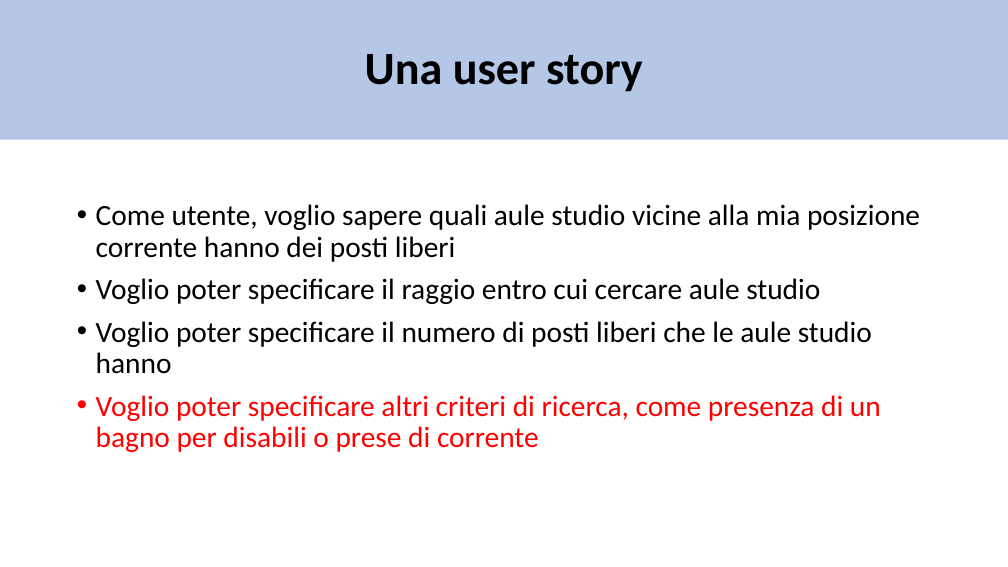
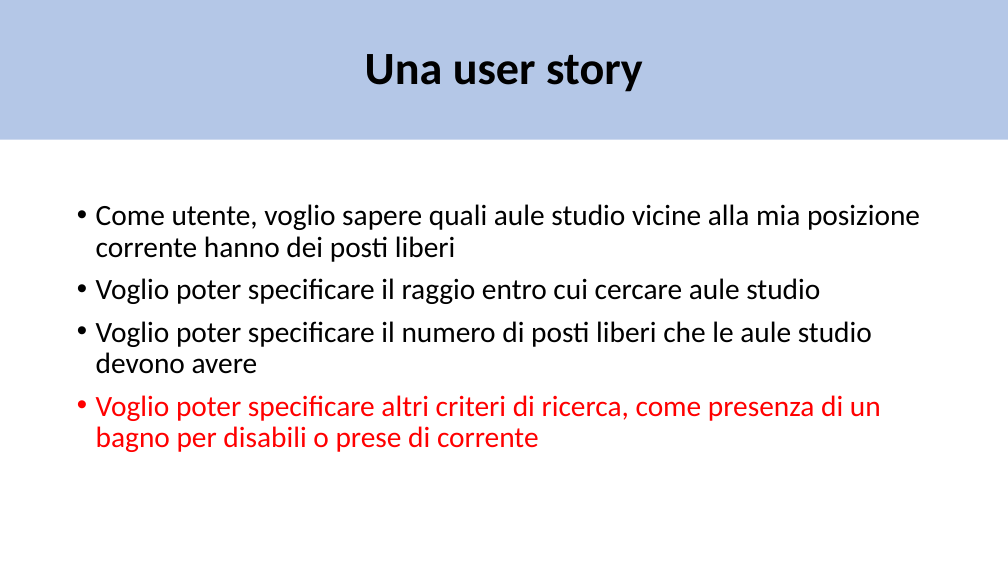
Before and after one commit to matte21/CalcM, a slide deck: slide 8 of ontologia.pptx. Drawn at 1008x567 pixels with LibreOffice and Linux fonts; fonts in the diff are those of the drawing. Boxes give left, top, right and bottom in pixels: in the first picture for what was removed or moved away, otherwise in the second. Text is boxed around its words. In the diff, an @@ line names an element or a change of style, - is before the commit and + after.

```diff
--- a/ontologia.pptx
+++ b/ontologia.pptx
@@ text at (96, 321, 872, 374): text changed @@
-• Voglio poter specificare il numero di posti liberi che le aule studio hanno
+• Voglio poter specificare il numero di posti liberi che le aule studio devono avere
```
Also in this commit, not shown: 2 other slides changed, 2 slides added.
